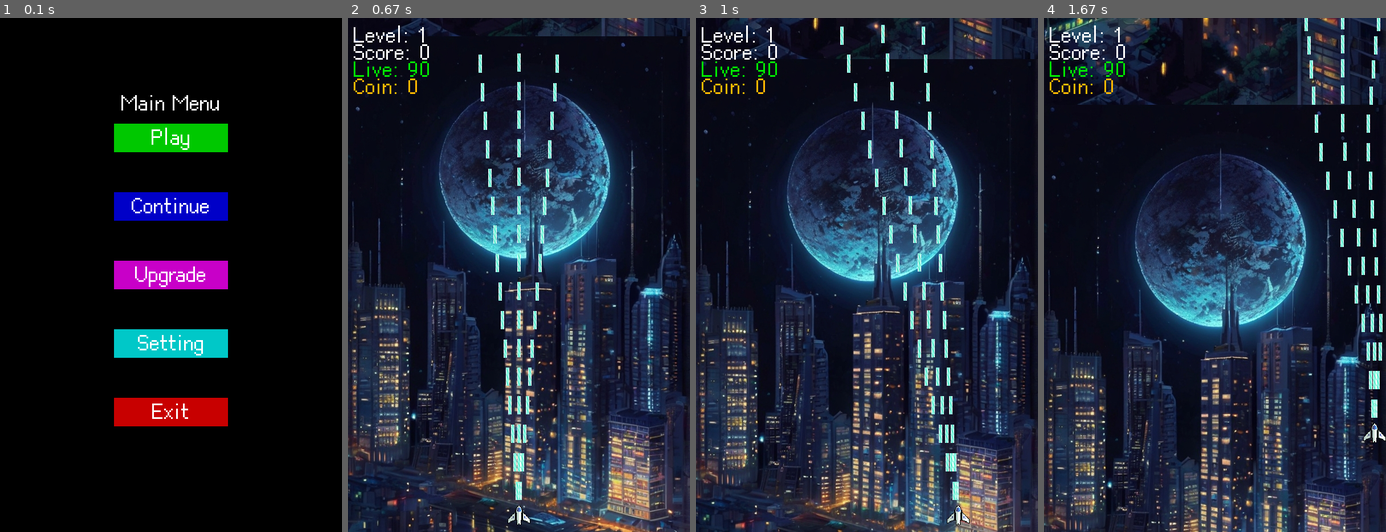
Above: before the commit, frames 1-4 (left to right).
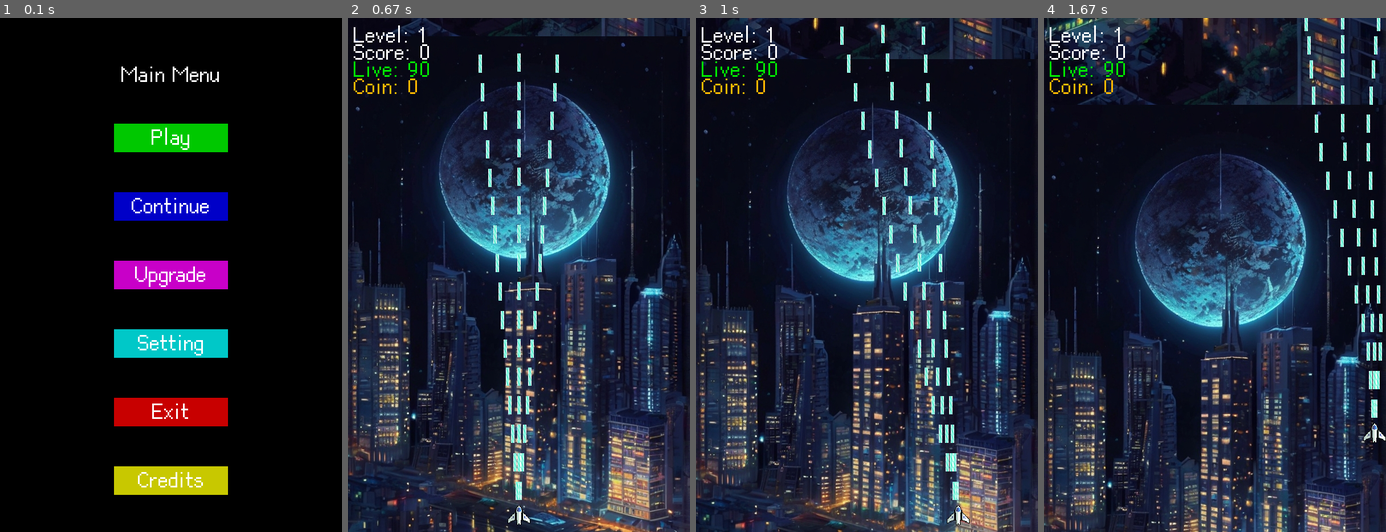
Above: after the commit, the same moments.

Repository: LukeTsengTW/pygame_space_shooting_game
Game: pygame game, started from main.py
The game is run twice, just before and just after one commit, with the same random seed, the same clock (stepped at 60 frames per second) and the same inputs.
Inputs (mouse positions are in pixels of both pictures, inside the frame that each line leads up to):
- Up to frame 1 (0.1 s): no input
- Up to frame 2 (0.67 s): click "Play" at 0.38 s
- Up to frame 3 (1 s): hold Right from 0.67 s (still down); move the mouse to (853, 295) at 0.7 s
- Up to frame 4 (1.67 s): release Right at 1.13 s; hold Up 1.17-1.47 s; hold Right from 1.5 s (still down)

The runs differ from the first frame. In frame 1, 2.3% of the frame differs, in the area x 33-67%, y 9-93%; in frame 2, nothing differs; in frame 3, nothing differs; in frame 4, nothing differs.

Commit message:
Update Credits

Diff:
--- a/main.py
+++ b/main.py
@@ -111,61 +111,6 @@
                             player.control = 1
                     if button_2.collidepoint((mx, my)):
                         setting_running = False
-
-        pygame.display.update()
-        clock.tick(60)
-
-def main_menu():
-    main_running = True
-    while main_running:
-        screen.fill((0,0,0))
-        draw_text('Main Menu', font, (255, 255, 255), screen, SCREEN_WIDTH/2, 150)
-
-        mx, my = pygame.mouse.get_pos()
-
-        button_width = 200
-        button_height = 50
-        button_1 = pygame.Rect((SCREEN_WIDTH - button_width) // 2, (SCREEN_HEIGHT - button_height) // 2 - 240, button_width, button_height)
-        button_2 = pygame.Rect((SCREEN_WIDTH - button_width) // 2, (SCREEN_HEIGHT - button_height) // 2 - 120, button_width, button_height)
-        button_3 = pygame.Rect((SCREEN_WIDTH - button_width) // 2, (SCREEN_HEIGHT - button_height) // 2, button_width, button_height)
-        button_4 = pygame.Rect((SCREEN_WIDTH - button_width) // 2, (SCREEN_HEIGHT - button_height) // 2 + 120, button_width, button_height)
-        button_5 = pygame.Rect((SCREEN_WIDTH - button_width) // 2, (SCREEN_HEIGHT - button_height) // 2 + 240, button_width, button_height)
-
-        pygame.draw.rect(screen, (0, 200, 0), button_1)
-        pygame.draw.rect(screen, (0, 0, 200), button_2)
-        pygame.draw.rect(screen, (200, 0, 200), button_3)
-        pygame.draw.rect(screen, (0, 200, 200), button_4)
-        pygame.draw.rect(screen, (200, 0, 0), button_5)
-
-        draw_text('Play', font, (255, 255, 255), screen, SCREEN_WIDTH // 2, SCREEN_HEIGHT // 2 - 240)
-        draw_text('Continue', font, (255, 255, 255), screen, SCREEN_WIDTH // 2, SCREEN_HEIGHT // 2 - 120)
-        draw_text('Upgrade', font, (255, 255, 255), screen, SCREEN_WIDTH // 2, SCREEN_HEIGHT // 2)
-        draw_text('Setting', font, (255, 255, 255), screen, SCREEN_WIDTH // 2, SCREEN_HEIGHT // 2 + 120)
-        draw_text('Exit', font, (255, 255, 255), screen, SCREEN_WIDTH // 2, SCREEN_HEIGHT // 2 + 240)
-
-        for event in pygame.event.get():
-            if event.type == pygame.QUIT:
-                pygame.quit()
-                sys.exit()
-            if event.type == pygame.MOUSEBUTTONDOWN:
-                if event.button == 1:
-                    if button_1.collidepoint((mx, my)):
-                        main_running = False
-                        player.out_of_game = False
-                        reset_game()
-                        break
-                    if button_2.collidepoint((mx, my)):
-                        main_running = False
-                        player.out_of_game = False
-                        reset_continue_game()
-                        break
-                    if button_3.collidepoint((mx, my)):
-                        upgrade_UI()
-                    if button_4.collidepoint((mx, my)):
-                        setting()
-                    if button_5.collidepoint((mx, my)):
-                        pygame.quit()
-                        sys.exit()
 
         pygame.display.update()
         clock.tick(60)
@@ -225,6 +170,114 @@
                         print("max_lives is ", max_lives, " now")
                     if button_4.collidepoint((mx, my)):
                         upgrade_UI_running = False
+
+        pygame.display.update()
+        clock.tick(60)
+
+def credits():
+    credits_running = True
+    while credits_running:
+        screen.fill((0,0,0))
+        draw_text('Credits', font, (255, 255, 255), screen, SCREEN_WIDTH/2, 150)
+
+        mx, my = pygame.mouse.get_pos()
+
+        button_width = 200
+        button_height = 50
+        button_1 = pygame.Rect((SCREEN_WIDTH - button_width) // 2, (SCREEN_HEIGHT - button_height) // 2 + 350, button_width, button_height)
+
+        pygame.draw.rect(screen, (200, 0, 0), button_1)
+
+        draw_text('Programmer', font, (90, 90, 225), screen, SCREEN_WIDTH // 2, SCREEN_HEIGHT // 2 - 240)
+        draw_text('LukeTseng', font, (255, 255, 255), screen, SCREEN_WIDTH // 2, SCREEN_HEIGHT // 2 - 200)
+
+        draw_text('Game Designer', font, (90, 90, 225), screen, SCREEN_WIDTH // 2, SCREEN_HEIGHT // 2 - 140)
+        draw_text('LukeTseng', font, (255, 255, 255), screen, SCREEN_WIDTH // 2, SCREEN_HEIGHT // 2 - 100)
+
+        draw_text('Graph Artist (Material Usage)', font, (90, 90, 225), screen, SCREEN_WIDTH // 2, SCREEN_HEIGHT // 2 - 40)
+        draw_text('FoozleCC', font, (255, 255, 255), screen, SCREEN_WIDTH // 2, SCREEN_HEIGHT // 2)
+
+        draw_text('Background (Material Usage)', font, (90, 90, 225), screen, SCREEN_WIDTH // 2, SCREEN_HEIGHT // 2 + 60)
+        draw_text('Leonardo AI', font, (255, 255, 255), screen, SCREEN_WIDTH // 2, SCREEN_HEIGHT // 2 + 100)
+
+        draw_text('Music (Material Usage)', font, (90, 90, 225), screen, SCREEN_WIDTH // 2, SCREEN_HEIGHT // 2 + 160)
+        draw_text('OpenGameArt : Oblidivm', font, (255, 255, 255), screen, SCREEN_WIDTH // 2, SCREEN_HEIGHT // 2 + 200)
+
+        draw_text('Game Engine : Pygame', font, (255, 255, 255), screen, SCREEN_WIDTH // 2, SCREEN_HEIGHT // 2 + 280)
+
+        draw_text('Back', font, (255, 255, 255), screen, SCREEN_WIDTH // 2, SCREEN_HEIGHT // 2 + 350)
+
+        for event in pygame.event.get():
+            if event.type == pygame.QUIT:
+                pygame.quit()
+                sys.exit()
+            if event.type == pygame.MOUSEBUTTONDOWN:
+                if event.button == 1:
+                    if button_1.collidepoint((mx, my)):
+                        credits_running = False
+
+        pygame.display.update()
+        clock.tick(60)
+
+def main_menu():
+    main_running = True
+
+    button_width = 200
+    button_height = 50
+
+    while main_running:
+        screen.fill((0,0,0))
+
+        draw_text('Main Menu', font, (255, 255, 255), screen, SCREEN_WIDTH/2, 100)
+
+        mx, my = pygame.mouse.get_pos()
+
+        button_1 = pygame.Rect((SCREEN_WIDTH - button_width) // 2, (SCREEN_HEIGHT - button_height) // 2 - 240, button_width, button_height)
+        button_2 = pygame.Rect((SCREEN_WIDTH - button_width) // 2, (SCREEN_HEIGHT - button_height) // 2 - 120, button_width, button_height)
+        button_3 = pygame.Rect((SCREEN_WIDTH - button_width) // 2, (SCREEN_HEIGHT - button_height) // 2, button_width, button_height)
+        button_4 = pygame.Rect((SCREEN_WIDTH - button_width) // 2, (SCREEN_HEIGHT - button_height) // 2 + 120, button_width, button_height)
+        button_5 = pygame.Rect((SCREEN_WIDTH - button_width) // 2, (SCREEN_HEIGHT - button_height) // 2 + 240, button_width, button_height)
+        button_6 = pygame.Rect((SCREEN_WIDTH - button_width) // 2, (SCREEN_HEIGHT - button_height) // 2 + 360, button_width, button_height)
+
+        pygame.draw.rect(screen, (0, 200, 0), button_1)
+        pygame.draw.rect(screen, (0, 0, 200), button_2)
+        pygame.draw.rect(screen, (200, 0, 200), button_3)
+        pygame.draw.rect(screen, (0, 200, 200), button_4)
+        pygame.draw.rect(screen, (200, 0, 0), button_5)
+        pygame.draw.rect(screen, (200, 200, 0), button_6)
+
+        draw_text('Play', font, (255, 255, 255), screen, SCREEN_WIDTH // 2, SCREEN_HEIGHT // 2 - 240)
+        draw_text('Continue', font, (255, 255, 255), screen, SCREEN_WIDTH // 2, SCREEN_HEIGHT // 2 - 120)
+        draw_text('Upgrade', font, (255, 255, 255), screen, SCREEN_WIDTH // 2, SCREEN_HEIGHT // 2)
+        draw_text('Setting', font, (255, 255, 255), screen, SCREEN_WIDTH // 2, SCREEN_HEIGHT // 2 + 120)
+        draw_text('Exit', font, (255, 255, 255), screen, SCREEN_WIDTH // 2, SCREEN_HEIGHT // 2 + 240)
+        draw_text('Credits', font, (255, 255, 255), screen, SCREEN_WIDTH // 2, SCREEN_HEIGHT // 2 + 360)
+
+        for event in pygame.event.get():
+            if event.type == pygame.QUIT:
+                pygame.quit()
+                sys.exit()
+            if event.type == pygame.MOUSEBUTTONDOWN:
+                if event.button == 1:
+                    if button_1.collidepoint((mx, my)):
+                        main_running = False
+                        player.out_of_game = False
+                        reset_game()
+                        break
+                    if button_2.collidepoint((mx, my)):
+                        main_running = False
+                        player.out_of_game = False
+                        reset_continue_game()
+                        break
+                    if button_3.collidepoint((mx, my)):
+                        upgrade_UI()
+                    if button_4.collidepoint((mx, my)):
+                        setting()
+                    if button_6.collidepoint((mx, my)):
+                        credits()
+                    if button_5.collidepoint((mx, my)):
+                        pygame.quit()
+                        sys.exit()
 
         pygame.display.update()
         clock.tick(60)
@@ -431,6 +484,10 @@
         health_bar_y = boss.rect.top - health_bar_height - 20
     pygame.draw.rect(screen, (255,0,0), (health_bar_x, health_bar_y, health_bar_length, health_bar_height))
     pygame.draw.rect(screen, (0,255,0), (health_bar_x, health_bar_y, current_health_length, health_bar_height))
+
+def display_text(text, value, color, position):
+    rendered_text = font.render('{}: {}'.format(text, value), True, color)
+    screen.blit(rendered_text, position)
 
 main_menu()
 
@@ -625,17 +682,10 @@
             if entity.shield_surf is not None:
                 screen.blit(entity.shield_surf, entity.shield_rect)
 
-    level_text = font.render('Level: {}'.format(level), True, (255, 255, 255))
-    screen.blit(level_text, (10, 10))
-
-    score_text = font.render('Score: {}'.format(score), True, (255, 255, 255))
-    screen.blit(score_text, (10, 40))
-
-    lives_text = font.render('Live: {}'.format(player.lives), True, (0, 235, 0))
-    screen.blit(lives_text, (10, 70))
-
-    coin_text = font.render('Coin: {}'.format(player.coin), True, (255, 185, 0))
-    screen.blit(coin_text, (10, 100))
+    display_text('Level', level, (255, 255, 255), (10, 10))
+    display_text('Score', score, (255, 255, 255), (10, 40))
+    display_text('Live', player.lives, (0, 235, 0), (10, 70))
+    display_text('Coin', player.coin, (255, 185, 0), (10, 100))
 
     pygame.display.flip()
     clock.tick(180)
